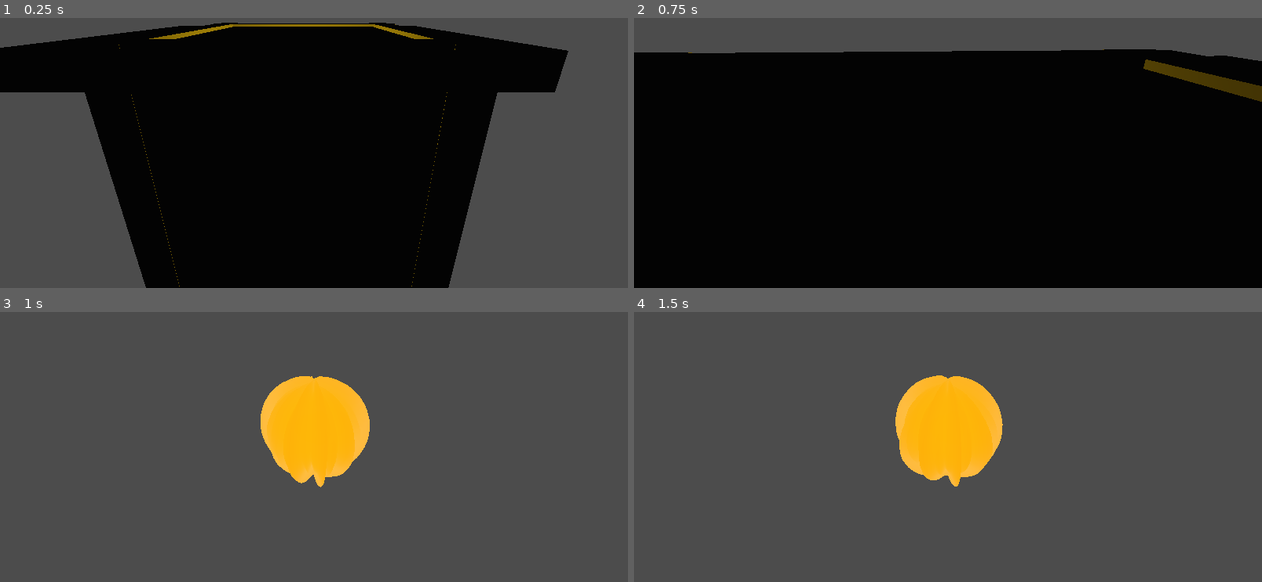
Above: before the commit, frames 1-4 (two rows, left to right).
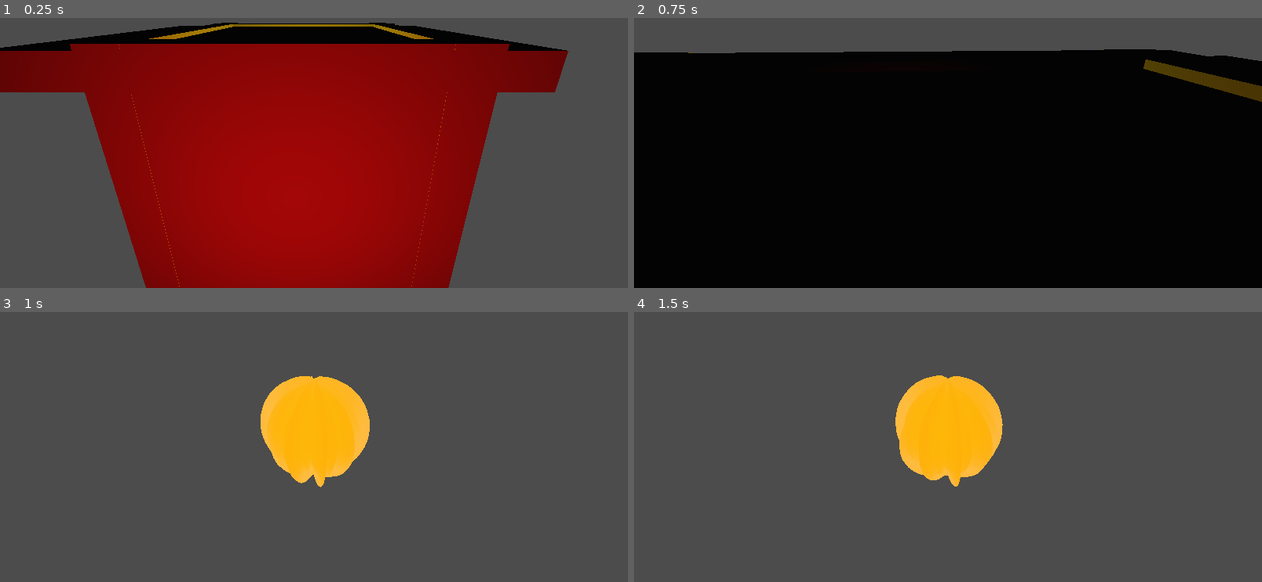
Above: after the commit, the same moments.

Repository: TheCubeOfFire/GGJ2022-Codename-OmeletteDuFromage
Game: Godot game, scene res://assets/developers/asterius/asterius_test_map.tscn
Two runs of this game, one before a commit and one after it. Both use one fixed random seed, a clock stepped at 60 frames per second and the inputs below. This scene is started directly instead of the project's main scene.
Inputs (mouse positions are in pixels of both pictures, inside the frame that each line leads up to):
- Up to frame 1 (0.25 s): no input
- Up to frame 2 (0.75 s): tap Enter at 0.5 s; move the mouse to (979, 104) at 0.52 s; click (979, 104) at 0.6 s
- Up to frame 3 (1 s): no input
- Up to frame 4 (1.5 s): move the mouse to (916, 401) at 1.27 s; click (916, 401) at 1.35 s

The runs differ from the first frame. In frame 1, 57% of the frame differs, in the area x 0-91%, y 7-100%; in frame 2, less than 0.1%; in frame 3, nothing differs; in frame 4, nothing differs.
Error after the commit: Parse Error: Unique global class "EatableLight" already exists at path: res://Assets/objectives/eatable_light.gd (res://assets/objectives/eatable_light.gd:3)

Commit message:
Added first version of eatable light

Diff:
--- /dev/null
+++ b/Assets/objectives/eatable_light.gd
@@ -0,0 +1,33 @@
+extends Spatial
+
+class_name EatableLight
+
+# Max life that can ever be given by an eatable light
+const MAX_GIVEN_LIFE := 100.0
+
+
+export(NodePath) var area_path
+onready var area := get_node(area_path) as Area
+
+export(NodePath) var light_path
+onready var light := get_node(light_path) as Light
+
+export(Curve) var light_intensity_curve: Curve = null
+export(float) var given_life := 5.0
+
+
+func _ready() -> void:
+	assert(given_life <= MAX_GIVEN_LIFE)
+	assert(area.connect("body_entered", self, "_on_area_entered") == 0)
+	_update_light_intensity()
+
+
+func _update_light_intensity() ->  void:
+	light.light_energy = light_intensity_curve.interpolate(given_life / MAX_GIVEN_LIFE)
+
+
+func _on_area_entered(body: Node) -> void:
+	if body is Player:
+		var player := body as Player
+		player.player_light.modify_life(given_life)
+		queue_free()
--- /dev/null
+++ b/Assets/objectives/eatable_light.tscn
@@ -0,0 +1,22 @@
+[gd_scene load_steps=4 format=2]
+
+[ext_resource path="res://assets/objectives/eatable_light.gd" type="Script" id=1]
+
+[sub_resource type="Curve" id=2]
+_data = [ Vector2( 0, 0 ), 0.0, 1.0, 0, 1, Vector2( 1, 1 ), 1.0, 0.0, 1, 0 ]
+
+[sub_resource type="BoxShape" id=1]
+
+[node name="EatableLight" type="Spatial"]
+script = ExtResource( 1 )
+area_path = NodePath("Area")
+light_path = NodePath("OmniLight")
+light_intensity_curve = SubResource( 2 )
+
+[node name="OmniLight" type="OmniLight" parent="."]
+light_color = Color( 0.776471, 0.0196078, 0.0196078, 1 )
+
+[node name="Area" type="Area" parent="."]
+
+[node name="CollisionShape" type="CollisionShape" parent="Area"]
+shape = SubResource( 1 )
--- a/assets/developers/asterius/asterius_test_map.tscn
+++ b/assets/developers/asterius/asterius_test_map.tscn
@@ -1,7 +1,8 @@
-[gd_scene load_steps=4 format=2]
+[gd_scene load_steps=5 format=2]
 
 [ext_resource path="res://assets/objectives/end_level_trigger.tscn" type="PackedScene" id=1]
 [ext_resource path="res://assets/game_mode/game_mode_in_game.tscn" type="PackedScene" id=2]
+[ext_resource path="res://assets/objectives/eatable_light.tscn" type="PackedScene" id=3]
 
 [sub_resource type="Environment" id=1]
 
@@ -54,3 +55,7 @@
 
 [node name="EndLevelTrigger" parent="GameModeInGame" instance=ExtResource( 1 )]
 transform = Transform( 10.0566, 0, 0, 0, 5.64815, 0, 0, 0, 8.29644, -16.0439, 0, 0 )
+
+[node name="EatableLight" parent="." instance=ExtResource( 3 )]
+transform = Transform( 1, 0, 0, 0, 1, 0, 0, 0, 1, 0, 0.608561, 3.40321 )
+given_life = 20.0
--- a/project.godot
+++ b/project.godot
@@ -9,6 +9,11 @@
 config_version=4
 
 _global_script_classes=[ {
+"base": "Spatial",
+"class": "EatableLight",
+"language": "GDScript",
+"path": "res://assets/objectives/eatable_light.gd"
+}, {
 "base": "Spatial",
 "class": "EndLevelTrigger",
 "language": "GDScript",
@@ -35,6 +40,7 @@
 "path": "res://assets/player/player_light.gd"
 } ]
 _global_script_class_icons={
+"EatableLight": "",
 "EndLevelTrigger": "",
 "FlickeringLight": "",
 "GameModeInGame": "",
